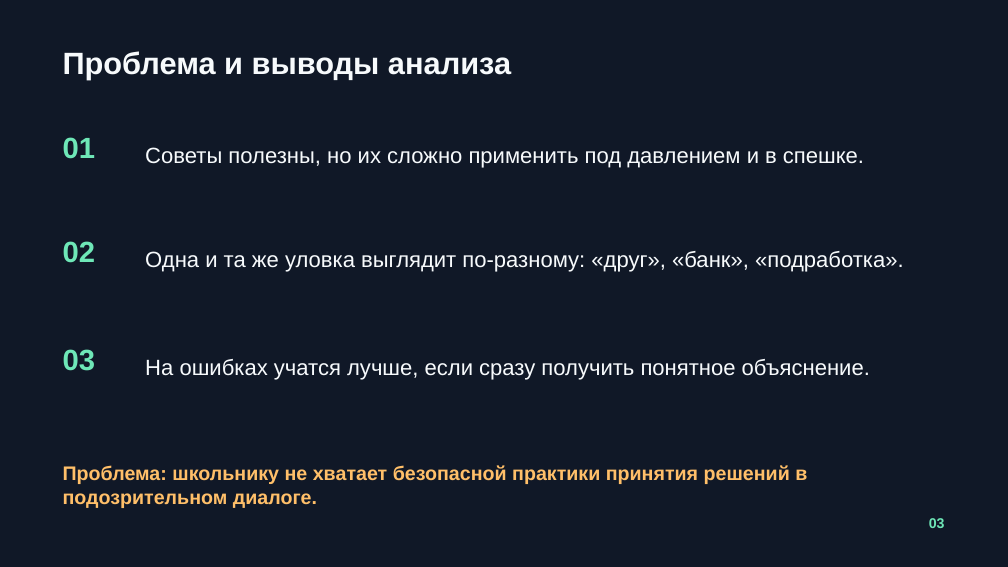
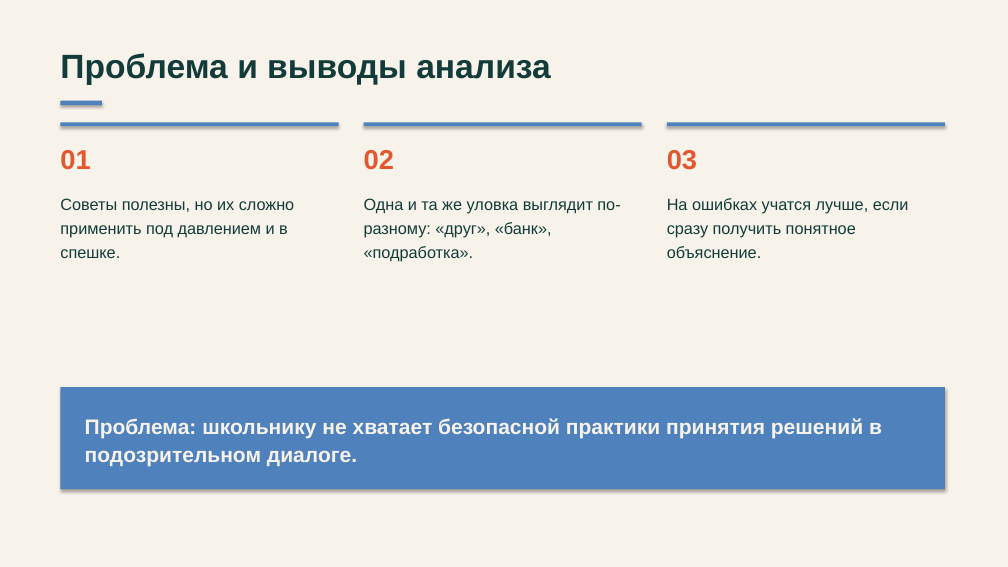
Before and after one commit to gvibco/antishema, a slide deck: slide 3 of АнтиСхема_презентация_Посысаев_Иван_Шульга_Георгий.odp. Drawn at 1008x567 pixels with LibreOffice and Linux fonts; fonts in the diff are those of the drawing. Boxes give left, top, right and bottom in pixels: in the first picture for what was removed or moved away, otherwise in the second. Text is boxed around its words. In the diff, an @@ line names an element or a change of style, - is before the commit and + after.

```diff
--- a/АнтиСхема_презентация_Посысаев_Иван_Шульга_Георгий.odp
+++ b/АнтиСхема_презентация_Посысаев_Иван_Шульга_Георгий.odp
@@ background #101827 to #F7F3EA @@
@@ text "Проблема и выводы анализа" at (60, 53, 551, 85): size 29.3 to 32 pt, text colour #F7FAFC to #123B3A; line spacing 1 to 1.08; vertical alignment middle to top @@
@@ rectangle added at (60, 101, 102, 105), fill #4F81BD @@
@@ text "01": place and size @@
-text "01" at (63, 137, 95, 159)
+text "01" at (60, 150, 90, 170)
@@ text "01" at (60, 150, 90, 170): size 27.8 to 26 pt, text colour #6EE7B7 to #E4572E; line spacing 1 to 1.08; vertical alignment middle to top @@
@@ rectangle added at (60, 123, 339, 126), fill #4F81BD @@
@@ text "02" at (364, 150, 394, 170): size 27.8 to 26 pt, text colour #6EE7B7 to #E4572E; line spacing 1 to 1.08; vertical alignment middle to top @@
@@ text "02": place and size @@
-text "02" at (63, 241, 95, 263)
+text "02" at (364, 150, 394, 170)
@@ rectangle added at (364, 123, 642, 126), fill #4F81BD @@
@@ text "03": place and size @@
-text "03" at (929, 518, 945, 528)
+text "03" at (667, 150, 697, 170)
@@ text "03" at (667, 150, 697, 170): size 13.5 to 26 pt, text colour #6EE7B7 to #E4572E; line spacing 1 to 1.08; vertical alignment middle to top @@
@@ rectangle added at (667, 123, 945, 126), fill #4F81BD @@
@@ text "Советы полезны, но их сложно ...": place and size @@
-text "Советы полезны, но их сложно ..." at (145, 147, 864, 168)
+text "Советы полезны, но их сложно ..." at (60, 198, 295, 258)
@@ text "Одна и та же уловка ...": place and size @@
-text "Одна и та же уловка ..." at (145, 251, 904, 272)
+text "Одна и та же уловка ..." at (364, 198, 620, 262)
@@ size 21 to 15.5 pt, text colour #F7FAFC to #123B3A; line spacing 1 to 1.25; vertical alignment middle to top in 3 elements at (364, 198, 620, 262), (60, 198, 295, 258), (667, 198, 909, 258) @@
@@ text "На ошибках учатся лучше, если ...": place and size @@
-text "На ошибках учатся лучше, если ..." at (145, 359, 870, 380)
+text "На ошибках учатся лучше, если ..." at (667, 198, 909, 258)
@@ text removed at (63, 349, 95, 371) @@
-03
@@ rectangle added at (60, 387, 945, 489), fill #4F81BD @@
@@ text "Проблема: школьнику не хватает безопасной ...": place and size @@
-text "Проблема: школьнику не хватает безопасной ..." at (63, 465, 807, 508)
+text "Проблема: школьнику не хватает безопасной ..." at (85, 418, 882, 466)
@@ text "Проблема: школьнику не хватает безопасной ..." at (85, 418, 882, 466): size 18.7 to 20 pt, text colour #FFBF69 to #F7F3EA; line spacing 1 to 1.1 @@
```
Also in this commit, not shown: 8 other slides changed, 2 slides added, 1 slide removed, 20 other files.
